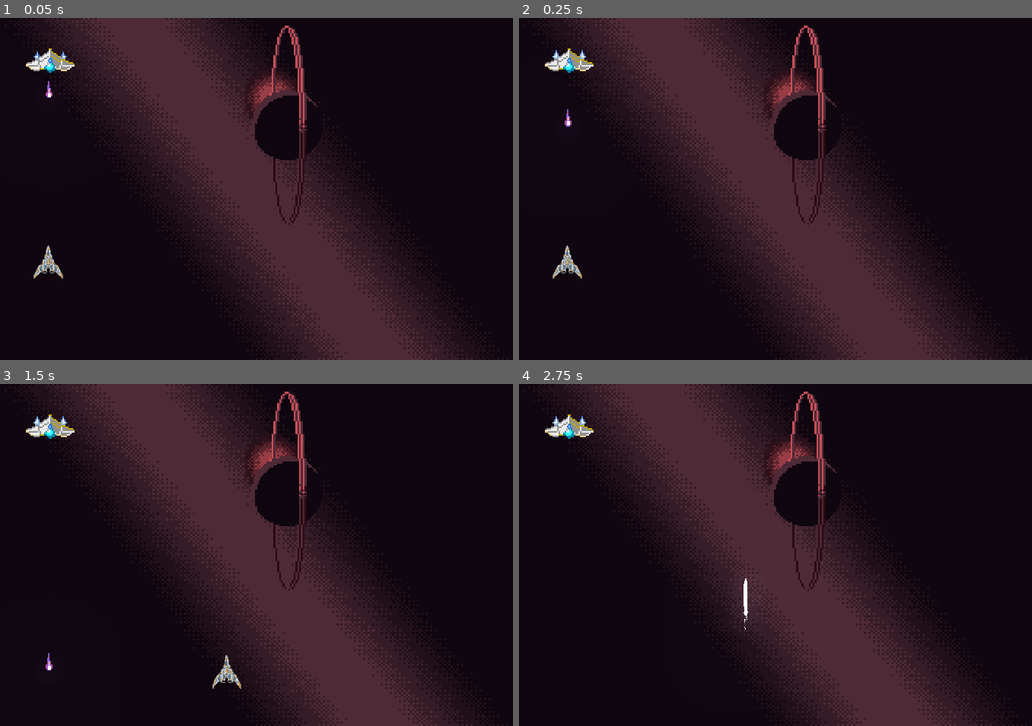
Above: before the commit, frames 1-4 (two rows, left to right).
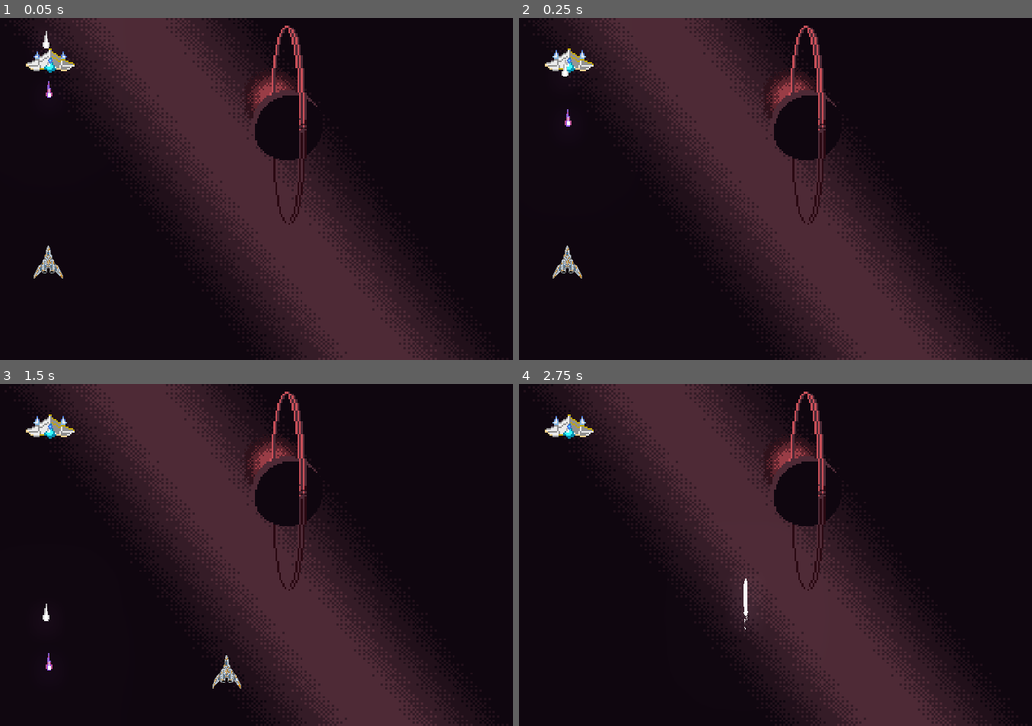
Above: after the commit, the same moments.

Repository: CharlExMachina/light-x-dark
Game: Godot game, scene res://stage_1/Stage1.tscn
Same seed, same stepped clock (60 frames per second), same inputs: the game is played once before the commit and once after it.
Inputs:
- Up to frame 1 (0.05 s): no input
- Up to frame 2 (0.25 s): no input
- Up to frame 3 (1.5 s): hold Right (move_right) 0.53-1.28 s; tap E (dark_mode_switch) at 0.6 s; hold Down (move_down) from 1.28 s (still down); tap Q (light_mode_switch) at 1.35 s
- Up to frame 4 (2.75 s): release Down (move_down) at 2.03 s; hold Right (move_right) from 2.03 s (still down); hold Space (shoot) from 2.03 s (still down)

The runs differ from the first frame. In frame 1, less than 0.1% of the frame differs, in the area x 8-10%, y 3-9%; in frame 2, less than 0.1%; in frame 3, less than 0.1%; in frame 4, nothing differs.

Commit message:
Light beams ignore light player

Diff:
--- a/Shining Darkness/common/beam/Beam.gd
+++ b/Shining Darkness/common/beam/Beam.gd
@@ -18,3 +18,12 @@
 	if not is_in_dark_mode:
 		# it only destroys itself if the player is in light mode
 		queue_free()
+
+
+func _on_EnemyLightBeam_area_entered(area: Area2D) -> void:
+	# check if player is in the dark collision layer
+	var is_in_light_mode = area.get_collision_mask_bit(3)
+
+	if not is_in_light_mode:
+		# it only destroys itself if the player is in light mode
+		queue_free()
--- a/Shining Darkness/enemies/basic/BasicEnemyLight.tscn
+++ b/Shining Darkness/enemies/basic/BasicEnemyLight.tscn
@@ -51,6 +51,10 @@
 scale = Vector2( 1.8, 1.8 )
 frames = SubResource( 5 )
 
+[node name="Area2D" parent="." index="2"]
+collision_layer = 2
+collision_mask = 8
+
 [node name="CollisionShape2D" parent="Area2D" index="0"]
 position = Vector2( 0, 1 )
 shape = SubResource( 4 )
--- a/Shining Darkness/enemies/basic/beams/EnemyLightBeam.tscn
+++ b/Shining Darkness/enemies/basic/beams/EnemyLightBeam.tscn
@@ -5,6 +5,7 @@
 [ext_resource path="res://enemies/basic/beams/sprites/enemy_dark_beam_interior-export.png" type="Texture" id=3]
 
 [node name="EnemyLightBeam" instance=ExtResource( 1 )]
+collision_layer = 4
 movement_speed = -300.0
 
 [node name="Sprite" parent="." index="1"]
@@ -19,3 +20,5 @@
 position = Vector2( -9.53674e-07, 4.76837e-07 )
 texture = ExtResource( 3 )
 hframes = 2
+
+[connection signal="area_entered" from="." to="." method="_on_EnemyLightBeam_area_entered"]
--- a/Shining Darkness/stage_1/Stage1.tscn
+++ b/Shining Darkness/stage_1/Stage1.tscn
@@ -6,6 +6,7 @@
 [ext_resource path="res://default_env.tres" type="Environment" id=4]
 [ext_resource path="res://enemies/basic/BasicEnemyLight.tscn" type="PackedScene" id=5]
 [ext_resource path="res://enemies/basic/beams/EnemyDarkBeam.tscn" type="PackedScene" id=6]
+[ext_resource path="res://enemies/basic/beams/EnemyLightBeam.tscn" type="PackedScene" id=7]
 
 [node name="Stage1" type="Node"]
 
@@ -41,3 +42,6 @@
 
 [node name="EnemyDarkBeam" parent="." instance=ExtResource( 6 )]
 position = Vector2( 230, 136 )
+
+[node name="EnemyLightBeam" parent="." instance=ExtResource( 7 )]
+position = Vector2( 224, 32 )
Not shown: 1 places in Shining Darkness/stage_1/Stage1.tscn that only renumber resources
